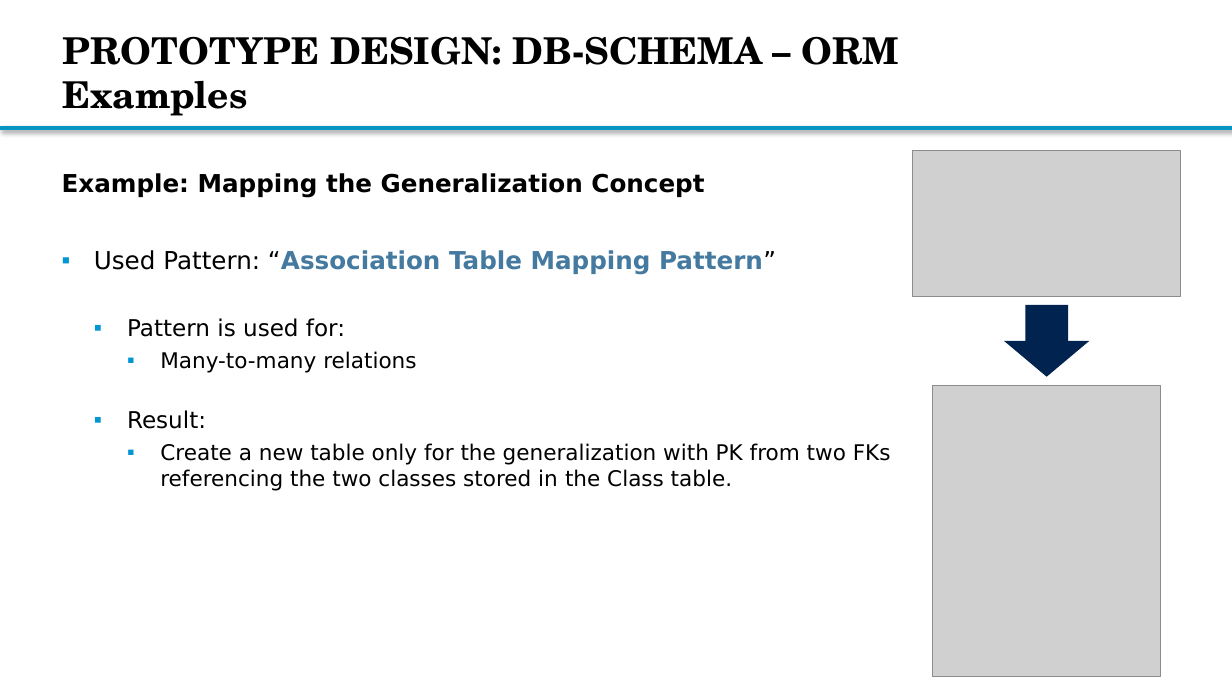
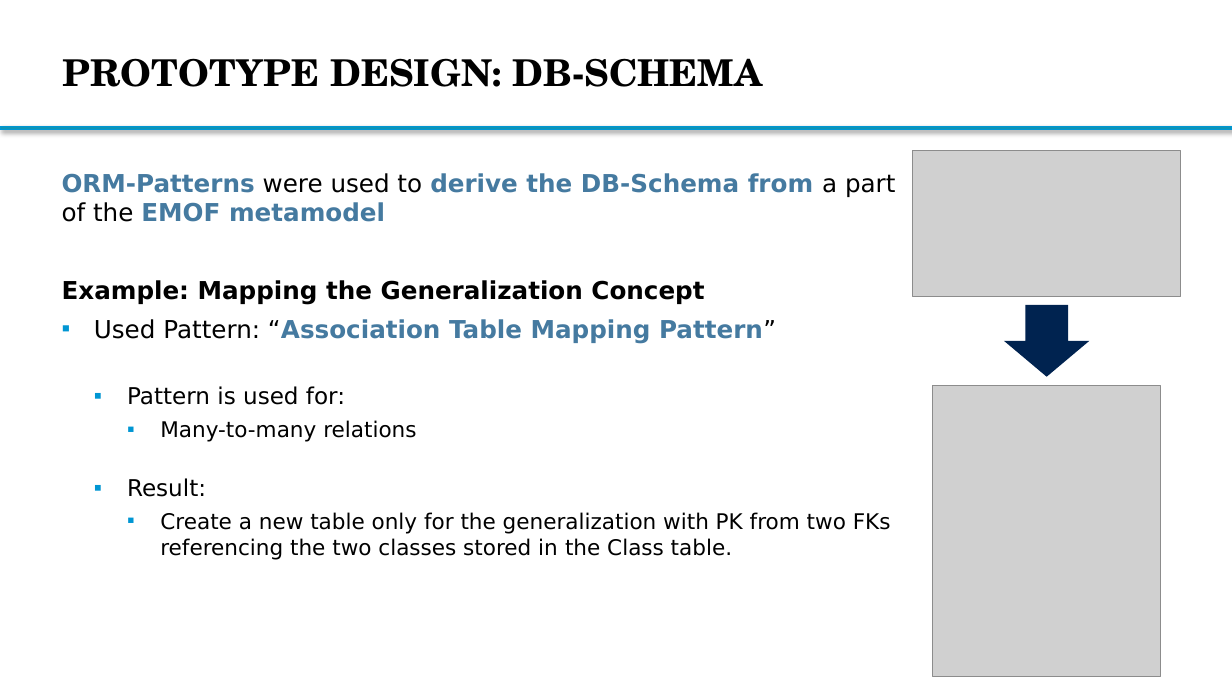
Before and after one commit to Bimi1804/BiT-ReNU, a slide deck: slide 14 of MasterThesis_Presentation2_MarkusBimassl.pptx (slide 21 before the commit). Drawn at 1232x693 pixels with LibreOffice and Linux fonts; fonts in the diff are those of the drawing; grey boxes stand for pictures; background and template pictures are left out. Boxes give left, top, right and bottom in pixels: in the first picture for what was removed or moved away, otherwise in the second. Text is boxed around its words. In the diff, an @@ line names an element or a change of style, - is before the commit and + after.

```diff
--- a/MasterThesis_Presentation2_MarkusBimassl.pptx
+++ b/MasterThesis_Presentation2_MarkusBimassl.pptx
@@ title at [62, 58, 762, 87]: text changed @@
-PROTOTYPE DESIGN: DB-SCHEMA – ORM Examples
+PROTOTYPE DESIGN: DB-SCHEMA
@@ text at [62, 173, 895, 222]: paragraph added @@
+ORM-Patterns were used to derive the DB-Schema from a part of the EMOF metamodel
```
Also in this commit, not shown: 5 other slides changed, 1 other file.
